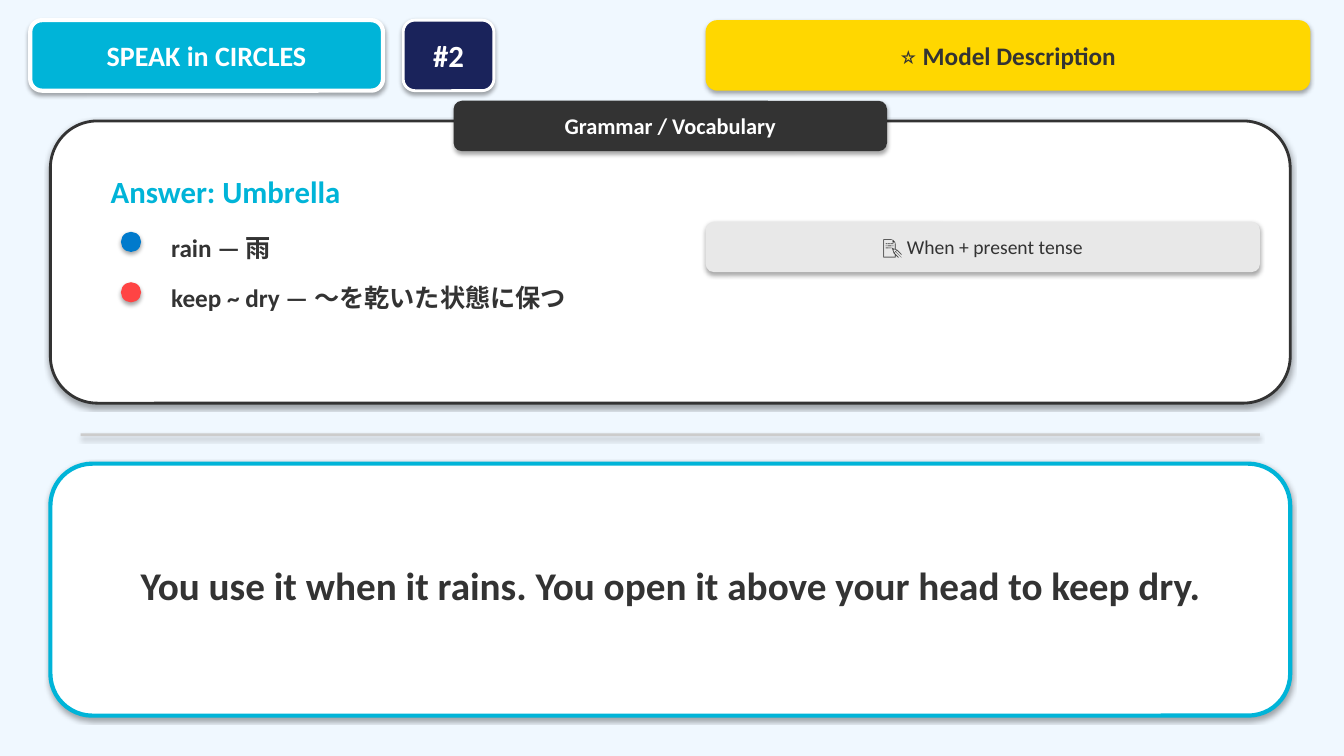
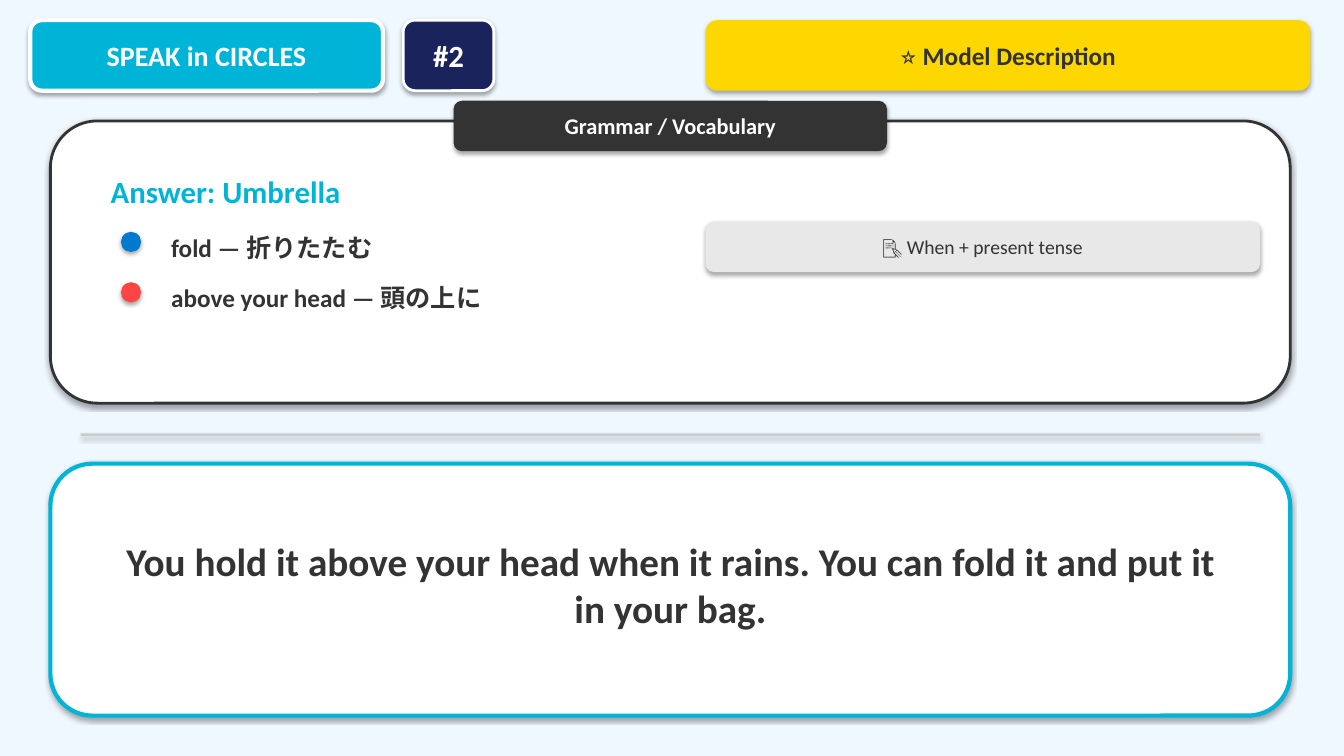
Before and after one commit to macsa2ki25-eng/SpecialAigent, a slide deck: slide 7 of Speak_in_Circles_Activity.pptx. Drawn at 1344x756 pixels with LibreOffice and Linux fonts; fonts in the diff are those of the drawing. Boxes give left, top, right and bottom in pixels: in the first picture for what was removed or moved away, otherwise in the second. Text is boxed around its words. In the diff, an @@ line names an element or a change of style, - is before the commit and + after.

```diff
--- a/Speak_in_Circles_Activity.pptx
+++ b/Speak_in_Circles_Activity.pptx
@@ text at box(171, 235, 372, 259): text changed @@
-rain — 雨
+fold — 折りたたむ
@@ text at box(171, 286, 481, 311): text changed @@
-keep ~ dry — ～を乾いた状態に保つ
+above your head — 頭の上に
@@ text at box(126, 548, 1214, 630): text changed @@
-You use it when it rains. You open it above your head to keep dry.
+You hold it above your head when it rains. You can fold it and put it in your bag.
```
Also in this commit, not shown: 30 other slides changed, 1 other file.
